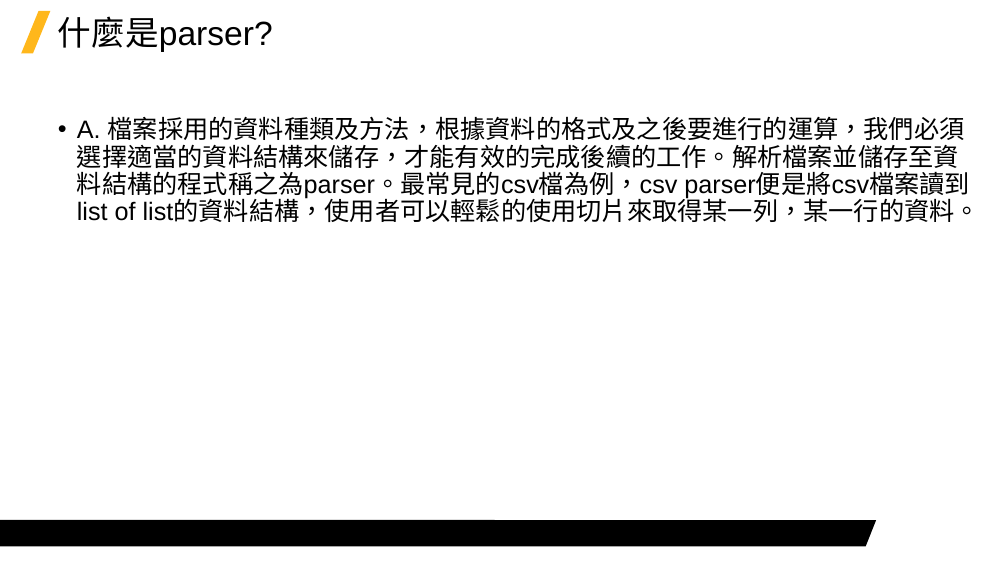
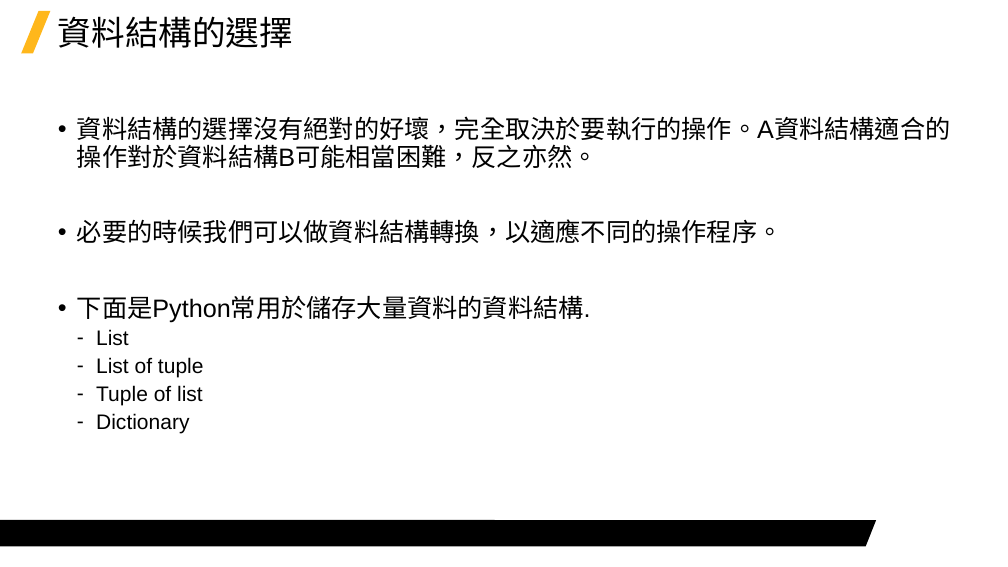
Before and after one commit to Jerrick-cheng/AEDT-Automation-Camp, a slide deck: slide 6 of 上課教材/Week3.pptx (slide 9 before the commit). Drawn at 1008x567 pixels with LibreOffice and Linux fonts; fonts in the diff are those of the drawing; background and template pictures are left out. Boxes give left, top, right and bottom in pixels: in the first picture for what was removed or moved away, otherwise in the second. Text is boxed around its words. In the diff, an @@ line names an element or a change of style, - is before the commit and + after.

```diff
--- a/上課教材/Week3.pptx
+++ b/上課教材/Week3.pptx
@@ title at bbox=[58, 16, 293, 48]: text changed @@
-什麼是parser?
+資料結構的選擇
@@ text at bbox=[77, 116, 951, 434]: text changed @@
-• A. 檔案採用的資料種類及方法，根據資料的格式及之後要進行的運算，我們必須選擇適當的資料結構來儲存，才能有效的完成後續的工作。解析檔案並儲存至資料結構的程式稱之為parser。最常見的csv檔為例，csv parser便是將csv檔案讀到list of list的資料結構，使用者可以輕鬆的使用切片來取得某一列，某一行的資料。
+• 資料結構的選擇沒有絕對的好壞，完全取決於要執行的操作。A資料結構適合的操作對於資料結構B可能相當困難，反之亦然。
+• 必要的時候我們可以做資料結構轉換，以適應不同的操作程序。
+• 下面是Python常用於儲存大量資料的資料結構.
+  ‐ List
+  ‐ List of tuple
+  ‐ Tuple of list
+  ‐ Dictionary
```
Also in this commit, not shown: 7 other slides changed, 3 slides added, 3 slides removed, 2 other files.
